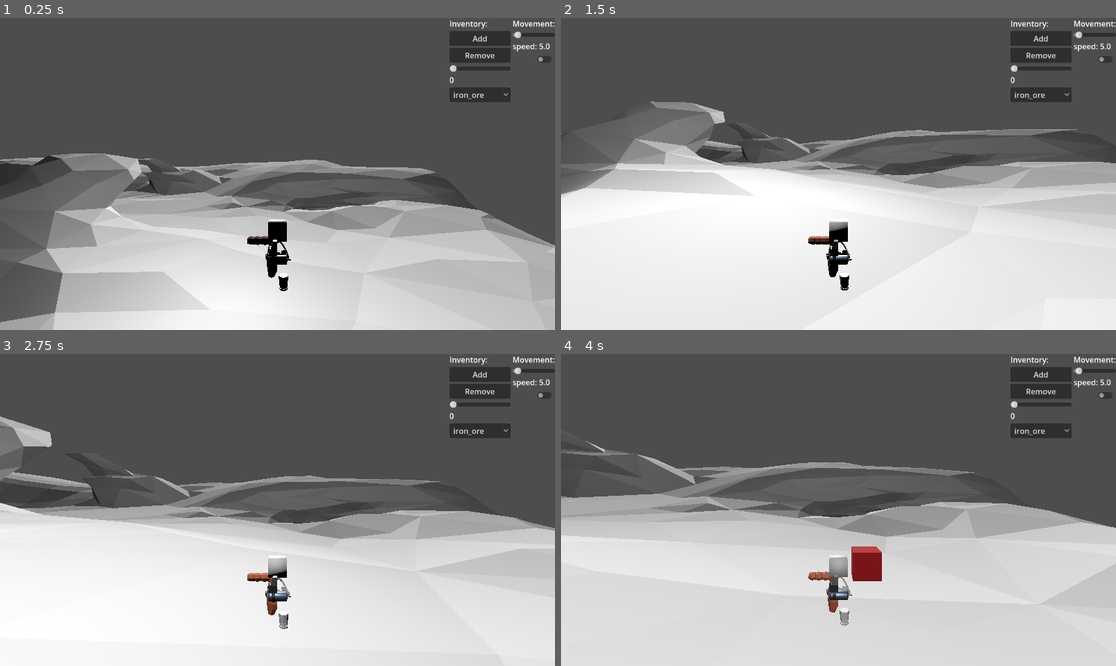
Above: before the commit, frames 1-4 (two rows, left to right).
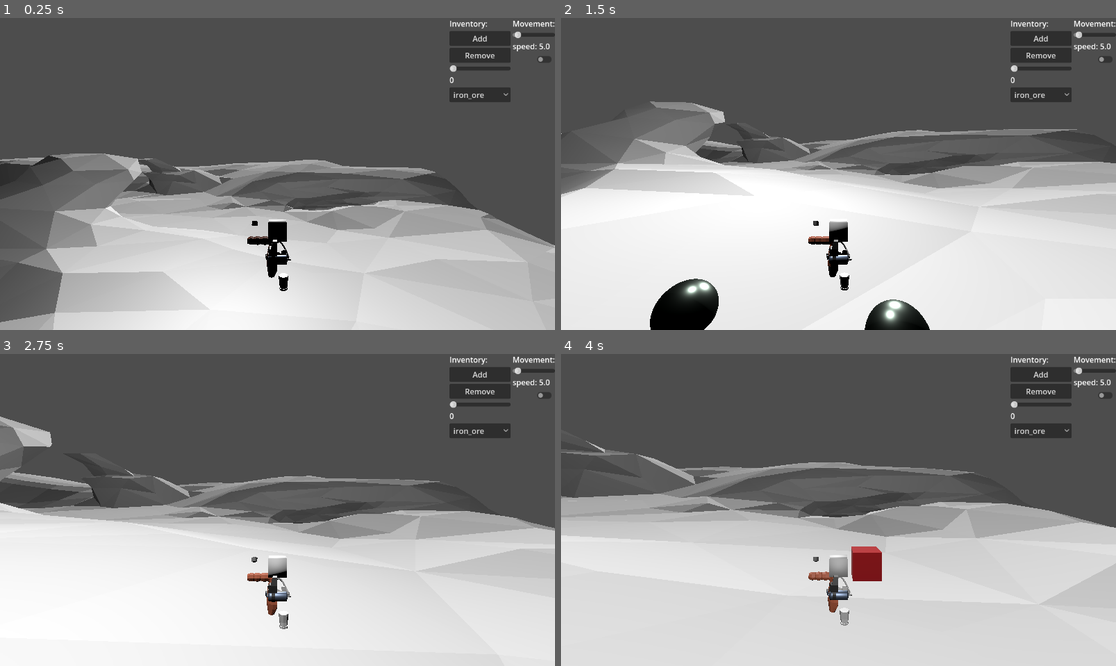
Above: after the commit, the same moments.

Repository: FyX0X/firkx-game-jam
Game: Godot game, scene res://main.tscn
Two runs of this game, one before a commit and one after it. Both use one fixed random seed, a clock stepped at 60 frames per second and the inputs below.
Inputs (mouse positions are in pixels of both pictures, inside the frame that each line leads up to):
- Up to frame 1 (0.25 s): no input
- Up to frame 2 (1.5 s): tap Enter at 0.5 s; move the mouse to (866, 174) at 0.52 s; press the mouse at (866, 174) at 0.53 s; hold W (forward) from 0.53 s (still down); tap Space (jump) at 0.77 s; tap E (interact) at 0.8, 1.35 s; move the mouse to (810, 174) at 1.27 s; release the mouse at (810, 174) at 1.28 s
- Up to frame 3 (2.75 s): keep holding W (forward); tap Space (jump) at 1.52 s; click (249, 510) at 1.55 s; move the mouse to (288, 503) at 2.02 s; press the mouse at (288, 503) at 2.03 s; tap E (interact) at 2.3 s
- Up to frame 4 (4 s): keep holding W (forward); move the mouse to (832, 516) at 2.77 s; release the mouse at (832, 516) at 2.78 s; tap B (build) at 2.85 s; tap Space (jump) at 3.02, 3.77 s; click (832, 516) at 3.05 s; move the mouse to (877, 513) at 3.52 s; hold Ctrl (crouch) from 3.53 s (still down); click (877, 513) at 3.67 s; tap E (interact) at 3.8 s

The runs differ from the first frame. In frame 1, less than 0.1% of the frame differs, in the area x 45-47%, y 65-67%; in frame 2, 2.4%, in the area x 16-67%, y 65-100%; in frame 3, less than 0.1%; in frame 4, less than 0.1%.

Commit message:
add laser to break resources

Diff:
--- a/HUD/hud.gd
+++ b/HUD/hud.gd
@@ -1,3 +1,4 @@
+class_name HUD
 extends CanvasLayer
 
 @onready var popup_message: Label = $PopupMessage
--- a/HUD/hud.tscn
+++ b/HUD/hud.tscn
@@ -2,9 +2,9 @@
 
 [ext_resource type="PackedScene" uid="uid://s6v8ha85bmj1" path="res://UI/debug_panel.tscn" id="1_h61sl"]
 [ext_resource type="Script" uid="uid://cinlkav6p42d3" path="res://HUD/hud.gd" id="1_yu8mg"]
-[ext_resource type="PackedScene" uid="uid://c5x8h2rgp4iwv" path="res://UI/inventory_hud.tscn" id="2_mi5n8"]
+[ext_resource type="PackedScene" uid="uid://br2mjt0381f5f" path="res://UI/inventory_hud.tscn" id="2_mi5n8"]
 
-[node name="HUD" type="CanvasLayer" unique_id=1757733813]
+[node name="HUD" type="CanvasLayer" unique_id=1757733813 groups=["hud"]]
 script = ExtResource("1_yu8mg")
 
 [node name="DebugPanel" parent="." unique_id=157777416 instance=ExtResource("1_h61sl")]
--- /dev/null
+++ b/LaserTool/laser_tool.gd
@@ -0,0 +1,57 @@
+extends Node3D
+
+@export var damage_per_second: float = 30.0
+@export var resource_tick: float = 1.5
+
+@onready var player: Player = get_parent()   # adjust path if needed
+@onready var beam: MeshInstance3D = $Beam
+
+var _tick_timer: float = 0.0
+var _connected_target: Node  = null
+
+
+func _process(delta: float) -> void:
+	if Input.is_action_pressed("attack"):
+		_do_laser(delta)
+	else:
+		beam.visible = false
+		_tick_timer = 0.0
+		_disconnect_target()
+
+func _do_laser(delta: float) -> void:
+	var target = player._current_target
+	if target == null or not target.is_in_group("minable"):
+		beam.visible = false
+		_tick_timer = 0.0
+		_disconnect_target()
+		return
+
+	# connect signal if target changed
+	if target != _connected_target:
+		_disconnect_target()
+		_connected_target = target
+		if target.has_signal("resource_yielded"):
+			target.resource_yielded.connect(_on_resource_yielded)
+	beam.visible = true
+
+	if target.is_in_group("breakable"):
+		target.take_damage(damage_per_second * delta)
+
+	_tick_timer += delta
+	if _tick_timer >= resource_tick:
+		_tick_timer = 0.0
+		if target.has_method("yield_resource"):
+			target.yield_resource()
+
+func _disconnect_target() -> void:
+	if _connected_target != null:
+		if _connected_target.has_signal("resource_yielded"):
+			if _connected_target.resource_yielded.is_connected(_on_resource_yielded):
+				_connected_target.resource_yielded.disconnect(_on_resource_yielded)
+		_connected_target = null
+
+func _on_resource_yielded(ore_type: String, amount: int) -> void:
+	print("_on_resource_yielded()")
+	player.pickup_resource(ore_type, amount)
+	# or: inventory_changed.emit(ore_type, amount)
+	# or: InventoryManager.add(ore_type, amount)
--- /dev/null
+++ b/LaserTool/laser_tool.tscn
@@ -0,0 +1,27 @@
+[gd_scene format=3 uid="uid://w6q3hf7tffl8"]
+
+[ext_resource type="Script" uid="uid://d0ukwt18y77i7" path="res://LaserTool/laser_tool.gd" id="1_jn3ic"]
+
+[sub_resource type="BoxMesh" id="BoxMesh_8lsb0"]
+size = Vector3(0.1, 0.1, 0.1)
+
+[sub_resource type="CylinderMesh" id="CylinderMesh_8lsb0"]
+top_radius = 0.025
+bottom_radius = 0.025
+height = 0.8
+
+[sub_resource type="StandardMaterial3D" id="StandardMaterial3D_jn3ic"]
+vertex_color_is_srgb = true
+albedo_color = Color(1, 0, 0, 1)
+
+[node name="LaserTool" type="Node3D" unique_id=717149006]
+script = ExtResource("1_jn3ic")
+metadata/_edit_group_ = true
+
+[node name="Gun" type="MeshInstance3D" parent="." unique_id=748669666]
+mesh = SubResource("BoxMesh_8lsb0")
+
+[node name="Beam" type="MeshInstance3D" parent="." unique_id=939976280]
+transform = Transform3D(1, 0, 0, 0, -4.371139e-08, 1, 0, -1, -4.371139e-08, 0.00080543756, 0, -0.41004688)
+mesh = SubResource("CylinderMesh_8lsb0")
+surface_material_override/0 = SubResource("StandardMaterial3D_jn3ic")
--- a/Player/player.gd
+++ b/Player/player.gd
@@ -2,12 +2,14 @@
 extends CharacterBody3D
 
 signal interacted(target: Node)
-signal interaction_target_changed(target: Node)  # null when nothing in sight
+signal interaction_target_changed(target: Node, group: String)  # null when nothing in sight
 var _current_target: Node = null
 
 @onready var inventory: Inventory = $Inventory
 @onready var camera_arm: SpringArm3D = $SpringArm3D
 @onready var raycast: RayCast3D = $SpringArm3D/Camera3D/RayCast3D
+@onready var placement: Placement = $Placement
+var hud_layer: HUD
 
 @export var speed = 5.0
 @export var jump_velocity = 4.5
@@ -17,14 +19,13 @@
 var fly_debug: bool = false
 
 
-@onready var placement: Placement = $Placement
 
 func _ready() -> void:
 	Input.mouse_mode = Input.MOUSE_MODE_CAPTURED
 	placement.building_placed.connect(_on_building_placed)
+	hud_layer = get_tree().get_first_node_in_group("hud")
 
 func _on_building_placed(building: Building) -> void:
-	var inventory = $Inventory
 	for item in building.cost:
 		inventory.remove_item(item, building.cost[item])
 
@@ -61,15 +62,18 @@
 func raycast_check() -> void:
 	if raycast.is_colliding():
 		var interactable = raycast.get_collider()
-		if interactable != null and interactable.is_in_group("interactable"):
-			if interactable != _current_target:
-				_current_target = interactable
-				interaction_target_changed.emit(_current_target)
+		if interactable == null or interactable == _current_target:
 			return
+
+		_current_target = interactable
+		for group in ["interactable", "mineable"]:
+			if interactable.is_in_group(group):
+				interaction_target_changed.emit(_current_target, group)
+				return
 
 	if _current_target != null:
 		_current_target = null
-		interaction_target_changed.emit(null)
+		interaction_target_changed.emit(null, "")
 
 func _input(event: InputEvent):
 	if event is InputEventMouseMotion and Input.get_mouse_mode() == Input.MOUSE_MODE_CAPTURED:
@@ -97,6 +101,12 @@
 func get_inventory() -> Inventory:
 	return inventory
 
+func pickup_resource(item_id: String, amount: int) -> void:
+	if amount <= 0:
+		return
+	hud_layer.show_popup_message("Pickup: " + item_id + " * " + str(amount), 1)
+	inventory.add_item(item_id, amount)
+
 
 func _process_debug_flying(delta: float) -> void:
 	var input_dir := Input.get_vector("left", "right", "forward", "backward")
--- a/Player/player.tscn
+++ b/Player/player.tscn
@@ -4,6 +4,7 @@
 [ext_resource type="PackedScene" uid="uid://fsa4twm22msf" path="res://Inventory/inventory.tscn" id="2_4ntmi"]
 [ext_resource type="PackedScene" uid="uid://8j1ui6gsknnb" path="res://Placement/placement.tscn" id="3_btcbx"]
 [ext_resource type="PackedScene" uid="uid://bf0eexdenfl14" path="res://assets/modele/testcharagamejam.glb" id="4_gwnis"]
+[ext_resource type="PackedScene" uid="uid://w6q3hf7tffl8" path="res://LaserTool/laser_tool.tscn" id="5_k53q1"]
 
 [sub_resource type="CapsuleShape3D" id="CapsuleShape3D_8lsb0"]
 height = 1.6
@@ -43,3 +44,6 @@
 
 [node name="testcharagamejam2" parent="." unique_id=739969826 instance=ExtResource("4_gwnis")]
 transform = Transform3D(-1, 0, -8.742278e-08, 0, 1, 0, 8.742278e-08, 0, -1, 0, -0.8, 0)
+
+[node name="LaserTool" parent="." unique_id=717149006 instance=ExtResource("5_k53q1")]
+transform = Transform3D(0.92388326, 0, -0.38267443, 0.15465504, 0.914696, 0.37338057, 0.35003075, -0.4041426, 0.8450723, -0.5552398, 0.79946405, 0.05508995)
--- a/Props/BaseProp.tscn
+++ b/Props/BaseProp.tscn
@@ -6,7 +6,7 @@
 
 [sub_resource type="SphereShape3D" id="SphereShape3D_8lsb0"]
 
-[node name="BaseProp" type="StaticBody3D" unique_id=1569469946]
+[node name="BaseProp" type="StaticBody3D" unique_id=1569469946 groups=["mineable"]]
 script = ExtResource("1_0df6i")
 metadata/_edit_group_ = true
 
--- /dev/null
+++ b/Props/OreVein/ore_vein.gd
@@ -0,0 +1,27 @@
+class_name OreVein
+extends BaseProp
+
+signal resource_yielded(ore_type: String, amount: int)
+
+@export var ore_type: String = "iron"
+@export var total_yield: int = 8
+
+var remaining_yield: int
+
+func _ready() -> void:
+	super()
+	remaining_yield = total_yield
+	add_to_group("minable")
+
+func yield_resource() -> void:
+	if remaining_yield <= 0:
+		return
+	remaining_yield -= 1
+	resource_yielded.emit(ore_type, 1)
+	if remaining_yield <= 0:
+		_deplete()
+
+func _deplete() -> void:
+	# override to do something before freeing
+	print("Vein exhausted")
+	super()
--- /dev/null
+++ b/Props/OreVein/ore_vein.tscn
@@ -0,0 +1,19 @@
+[gd_scene format=3 uid="uid://cge462m4fg0tl"]
+
+[ext_resource type="PackedScene" uid="uid://l8e50w5f82cg" path="res://Props/BaseProp.tscn" id="1_2quyu"]
+[ext_resource type="Script" uid="uid://dgd0a3r1yus3f" path="res://Props/OreVein/ore_vein.gd" id="2_n77vr"]
+
+[sub_resource type="StandardMaterial3D" id="StandardMaterial3D_n77vr"]
+vertex_color_is_srgb = true
+albedo_color = Color(0.58431375, 0.654902, 0.60784316, 1)
+metallic = 1.0
+metallic_specular = 0.35
+roughness = 0.3
+
+[node name="BaseProp" unique_id=1569469946 instance=ExtResource("1_2quyu")]
+script = ExtResource("2_n77vr")
+ore_type = "iron"
+total_yield = 8
+
+[node name="MeshInstance3D" parent="." index="0" unique_id=42334917]
+surface_material_override/0 = SubResource("StandardMaterial3D_n77vr")
--- a/Props/base_prop.gd
+++ b/Props/base_prop.gd
@@ -2,24 +2,9 @@
 extends StaticBody3D
 
 
-@export var display_name: String = "Unknown"
-@export var health: float = 100.0
-@export var interact_label: String = "Interact"
-@export var respawn_time: float = 30.0
-@export var loot_table: Resource  # your custom LootTable resource
+func _ready() -> void:
+	pass
 
-signal interacted(player)
-signal destroyed
 
-func interact(player) -> void:
-	interacted.emit(player)
-
-func take_damage(amount: float) -> void:
-	health -= amount
-	if health <= 0.0:
-		_on_destroyed()
-
-func _on_destroyed() -> void:
-	destroyed.emit()
-	# spawn loot, play VFX, hide mesh, start respawn timer
+func _deplete() -> void:
 	queue_free()
--- a/main.gd
+++ b/main.gd
@@ -1,6 +1,6 @@
 extends Node
 
-@onready var hud_layer: CanvasLayer = $HUD
+@onready var hud_layer: HUD = $HUD
 @onready var inventory_hud: InventoryHUD = $HUD/InventoryHUD
 @onready var player: Player = $Player
 
@@ -36,8 +36,11 @@
 	else:
 		print("Interact failed: No suitable methods for target found.")
 
-func _on_interaction_target_changed(target: Node) -> void:
-	if target:
+func _on_interaction_target_changed(target: Node, group: String) -> void:
+	if target == null:
+		hud_layer.clear_popup_message()
+		return
+	if group == "interactable":
 		hud_layer.show_popup_message("Press E to Interact")
-	else:
-		hud_layer.clear_popup_message()
+	if group == "mineable":
+		hud_layer.show_popup_message("Left Click to Mine", 2)
--- a/main.tscn
+++ b/main.tscn
@@ -6,6 +6,7 @@
 [ext_resource type="PackedScene" uid="uid://dqbniuv054ai1" path="res://HUD/hud.tscn" id="3_h2yge"]
 [ext_resource type="PackedScene" uid="uid://dngxpdrv7eh50" path="res://Buildings/Drills/drill.tscn" id="4_1bvp3"]
 [ext_resource type="PackedScene" uid="uid://ctquw3vjfldvm" path="res://Buildings/Factory/factory.tscn" id="5_lquwl"]
+[ext_resource type="PackedScene" uid="uid://cge462m4fg0tl" path="res://Props/OreVein/ore_vein.tscn" id="7_272bh"]
 
 [node name="Main" type="Node" unique_id=761649392]
 script = ExtResource("1_1bvp3")
@@ -27,3 +28,17 @@
 transform = Transform3D(1, 0, 0, 0, 1, 0, 0, 0, 1, 0, 10.965537, -6.360722)
 light_energy = 5.504
 omni_range = 574.584
+
+[node name="Props" type="Node3D" parent="." unique_id=921321307]
+
+[node name="BaseProp" parent="Props" unique_id=1569469946 instance=ExtResource("7_272bh")]
+transform = Transform3D(1, 0, 0, 0, 1, 0, 0, 0, 1, 3.7271852, 0.7130506, -2.8837562)
+
+[node name="BaseProp2" parent="Props" unique_id=1484541983 instance=ExtResource("7_272bh")]
+transform = Transform3D(1, 0, 0, 0, 1, 0, 0, 0, 1, 2.3561106, 0.7130506, 1.6881552)
+
+[node name="BaseProp3" parent="Props" unique_id=1020009003 instance=ExtResource("7_272bh")]
+transform = Transform3D(1, 0, 0, 0, 1, 0, 0, 0, 1, 0, 0.7130506, -2.8837562)
+
+[node name="BaseProp4" parent="Props" unique_id=720013084 instance=ExtResource("7_272bh")]
+transform = Transform3D(1, 0, 0, 0, 1, 0, 0, 0, 1, 8.094196, 0.7130506, -2.8837562)
Not shown, added: LaserTool/laser_tool.gd.uid
Not shown, added: Props/OreVein/ore_vein.gd.uid
